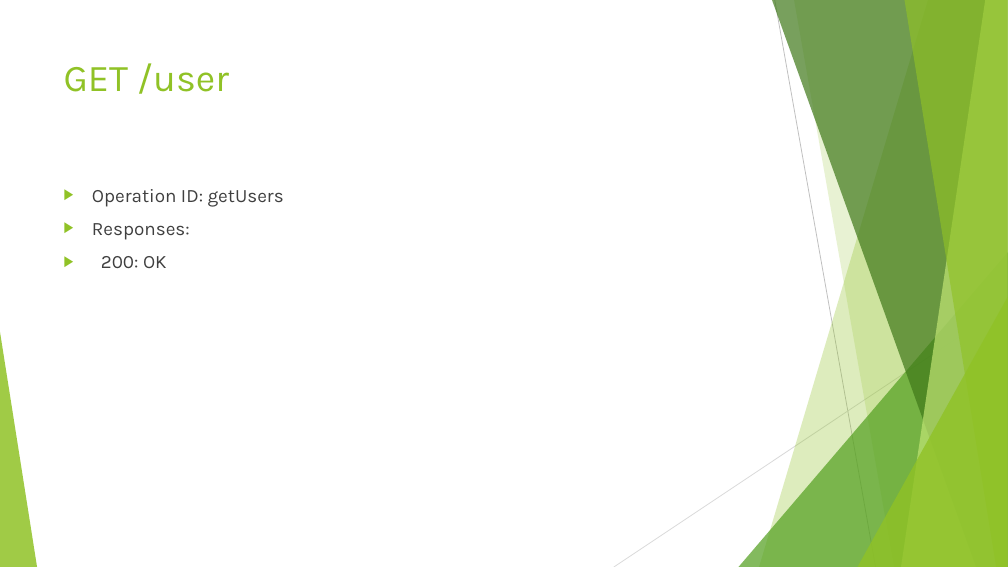
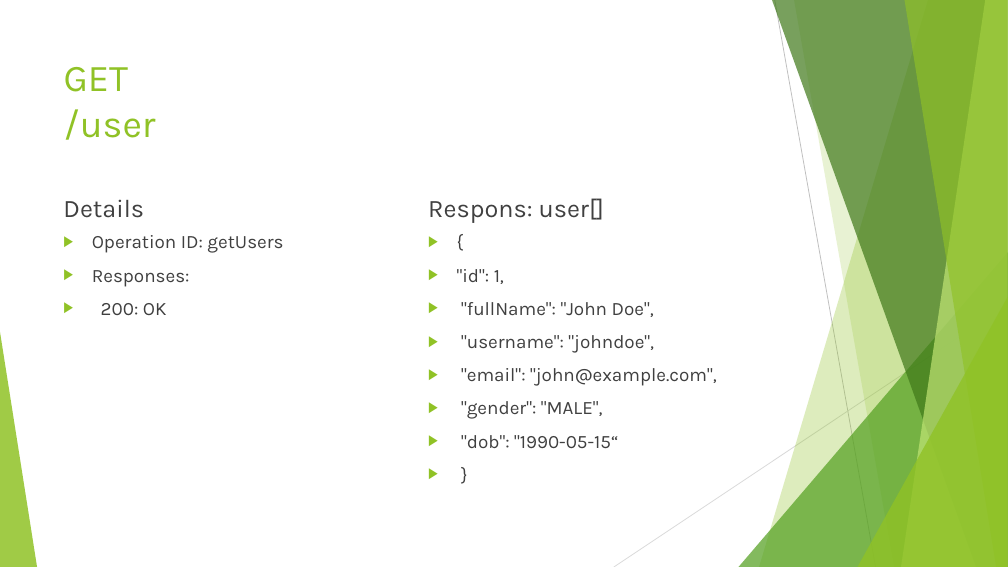
Before and after one commit to jidni911/sdcianSpring, a slide deck: slide 11 of Project SDC.pptx. Drawn at 1008x567 pixels with LibreOffice and Linux fonts; fonts in the diff are those of the drawing. Boxes give left, top, right and bottom in pixels: in the first picture for what was removed or moved away, otherwise in the second. Text is boxed around its words. In the diff, an @@ line names an element or a change of style, - is before the commit and + after.

```diff
--- a/Project SDC.pptx
+++ b/Project SDC.pptx
@@ title "GET /user" rewrapped from (64, 63, 229, 94) to (64, 67, 156, 140) @@
@@ text added at (63, 199, 144, 218), 24 pt, text #404040 @@
+Details
@@ text added at (428, 198, 605, 223), 24 pt, text #404040 @@
+Respons: user[]
@@ text "Operation ID: getUsers": place and size @@
-text "Operation ID: getUsers" at (92, 189, 284, 268)
+text "Operation ID: getUsers" at (92, 235, 283, 315)
@@ text added at (457, 269, 717, 448), 18 pt, text #404040 @@
+▶ {
+▶ "id": 1,
+▶ "fullName": "John Doe",
+▶ "username": "johndoe",
+▶ "email": "john@example.com",
+▶ "gender": "MALE",
+▶ "dob": "1990-05-15“
+▶ }
```
Also in this commit, not shown: 4 other slides changed, 1 other file.
